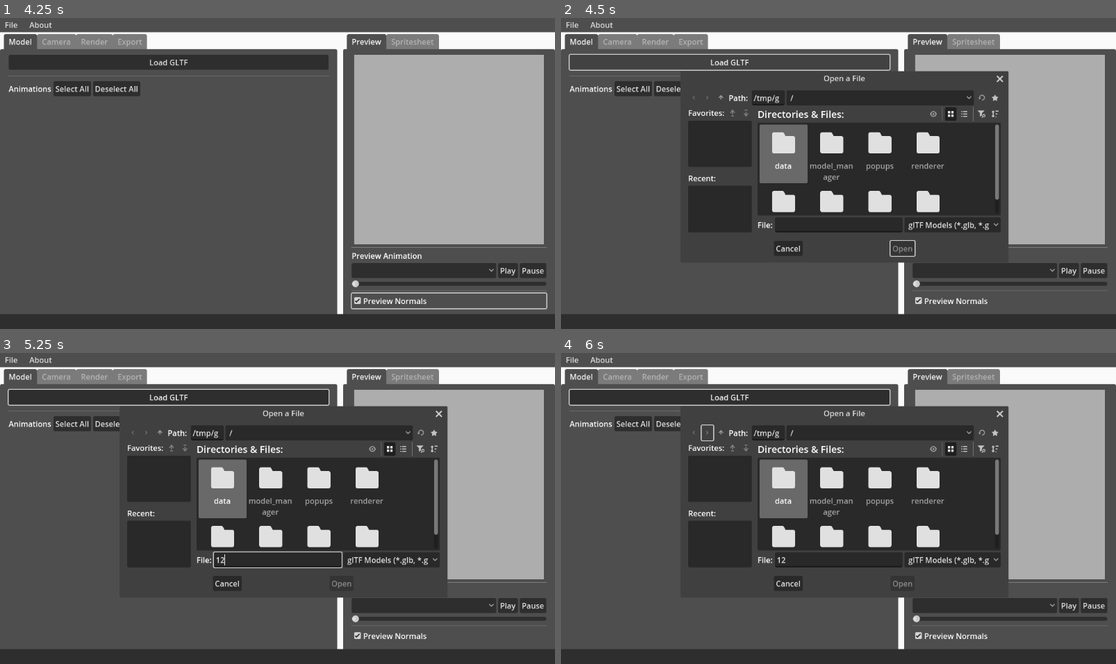
Above: before the commit, frames 1-4 (two rows, left to right).
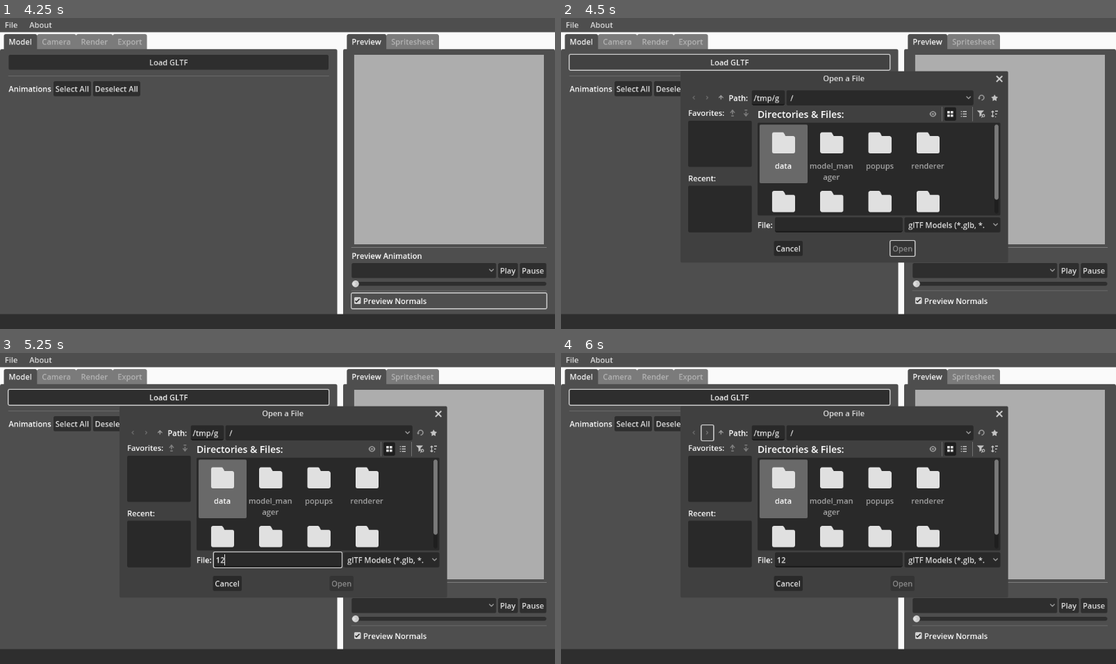
Above: after the commit, the same moments.

Repository: Caaz/FlatPixel
Game: Godot game, scene res://ui/main.tscn
Same seed, same stepped clock (60 frames per second), same inputs: the game is played once before the commit and once after it.
Inputs (mouse positions are in pixels of both pictures, inside the frame that each line leads up to):
- Up to frame 1 (4.25 s): click "Play" at 0.5 s; click "Play" at 1.25 s; click "Select All" at 2 s; click "Deselect All" at 2.75 s; click "Preview Normals" at 3.5 s
- Up to frame 2 (4.5 s): click "Load GLTF" at 4.25 s
- Up to frame 3 (5.25 s): click (277, 561) at 5.02 s; type "12" at 5.1 s
- Up to frame 4 (6 s): click (705, 433) at 5.75 s

Frame 1 is identical in both runs. In frame 2, 0.4% of the frame differs, in the area x 47-81%, y 17-73%; in frame 3, 0.4%; in frame 4, 0.4%.

Commit message:
Remove unused main script, remove comments.
Enums make the comments redundant!

Diff:
--- a/ui/main.gd
+++ /dev/null
@@ -1 +0,0 @@
-extends Control
--- a/ui/main.tscn
+++ b/ui/main.tscn
@@ -1,7 +1,6 @@
-[gd_scene load_steps=13 format=3 uid="uid://dqly74a3jg4k1"]
+[gd_scene load_steps=12 format=3 uid="uid://dqly74a3jg4k1"]
 
 [ext_resource type="Theme" uid="uid://d3g3ugsxeo4xw" path="res://theme/ui_theme.tres" id="1_04ebt"]
-[ext_resource type="Script" uid="uid://drgsb8q20mn5o" path="res://ui/main.gd" id="1_ig3e3"]
 [ext_resource type="PackedScene" uid="uid://b88sbvecfhnlq" path="res://ui/preview_window/preview_window.tscn" id="2_pxk5g"]
 [ext_resource type="PackedScene" uid="uid://bdvwgj3fcgst0" path="res://ui/top_menu_bar.tscn" id="3_7nk2m"]
 [ext_resource type="PackedScene" uid="uid://s3okkitvmc7k" path="res://ui/panels/export_panel.tscn" id="5_06s8x"]
@@ -21,7 +20,6 @@
 grow_horizontal = 2
 grow_vertical = 2
 theme = ExtResource("1_04ebt")
-script = ExtResource("1_ig3e3")
 metadata/_edit_lock_ = true
 
 [node name="VBoxContainer" type="VBoxContainer" parent="."]
--- a/ui/top_menu_bar.gd
+++ b/ui/top_menu_bar.gd
@@ -45,19 +45,15 @@
 		MenuItem.NEW:
 			Session.reset()
 		MenuItem.OPEN:
-			# Open
 			open_file_dialog.show()
 		MenuItem.SAVE:
-			# Save
 			if Session.currently_open_file != "":
 				Session.save_flpx()
 			else:
 				save_file_dialog.show()
 		MenuItem.SAVE_AS:
-			# Save As
 			save_file_dialog.show()
 		MenuItem.EXIT:
-			# Exit
 			get_tree().quit()
 
 func _on_open_recent_menu_index_pressed(idx: int) -> void:
Not shown, removed: ui/main.gd.uid
